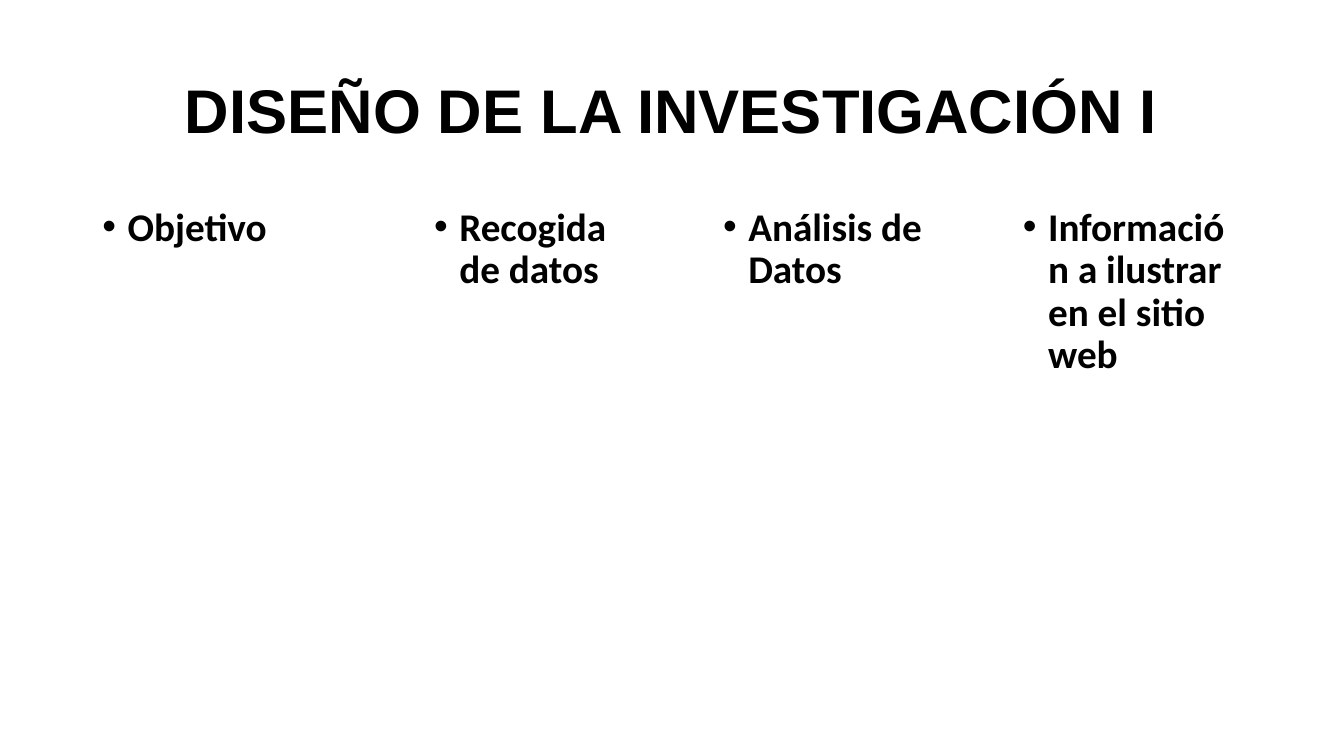
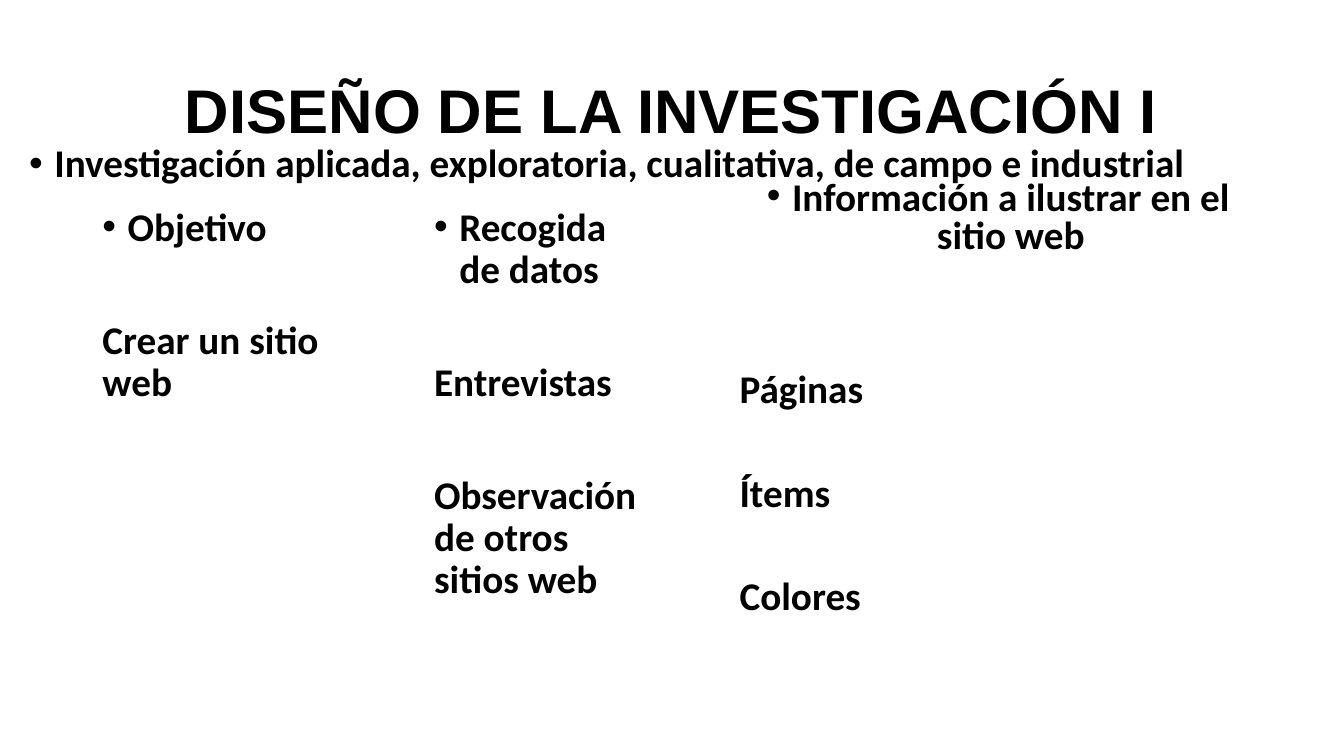
Before and after one commit to Aj4Mc/Pasantia, a slide deck: slide 8 of Presentacion servicio comunitario.pptm. Drawn at 1344x756 pixels with LibreOffice and Linux fonts; fonts in the diff are those of the drawing. Boxes give left, top, right and bottom in pixels: in the first picture for what was removed or moved away, otherwise in the second. Text is boxed around its words. In the diff, an @@ line names an element or a change of style, - is before the commit and + after.

```diff
--- a/Presentacion servicio comunitario.pptm
+++ b/Presentacion servicio comunitario.pptm
@@ text added at (54, 149, 1184, 187), 28 pt, text #000000, bold @@
+• Investigación aplicada, exploratoria, cualitativa, de campo e industrial
@@ text "Información a ilustrar en el ...": place and size @@
-text "Información a ilustrar en el ..." at (1048, 255, 1221, 369)
+text "Información a ilustrar en el ..." at (740, 178, 1229, 611)
@@ text at (792, 178, 1229, 250): alignment left to centre; line spacing 0.9 to 0.8 @@
@@ text removed at (748, 213, 922, 284) @@
-• Análisis de Datos
@@ text at (102, 326, 318, 397): paragraph added @@
+Crear un sitio web
@@ text at (434, 368, 636, 594): paragraphs added @@
+Entrevistas
+Observación de otros sitios web
@@ text at (740, 375, 864, 611): paragraphs added @@
+Páginas
+Ítems
+Colores
```
Also in this commit, not shown: 4 other slides changed.
